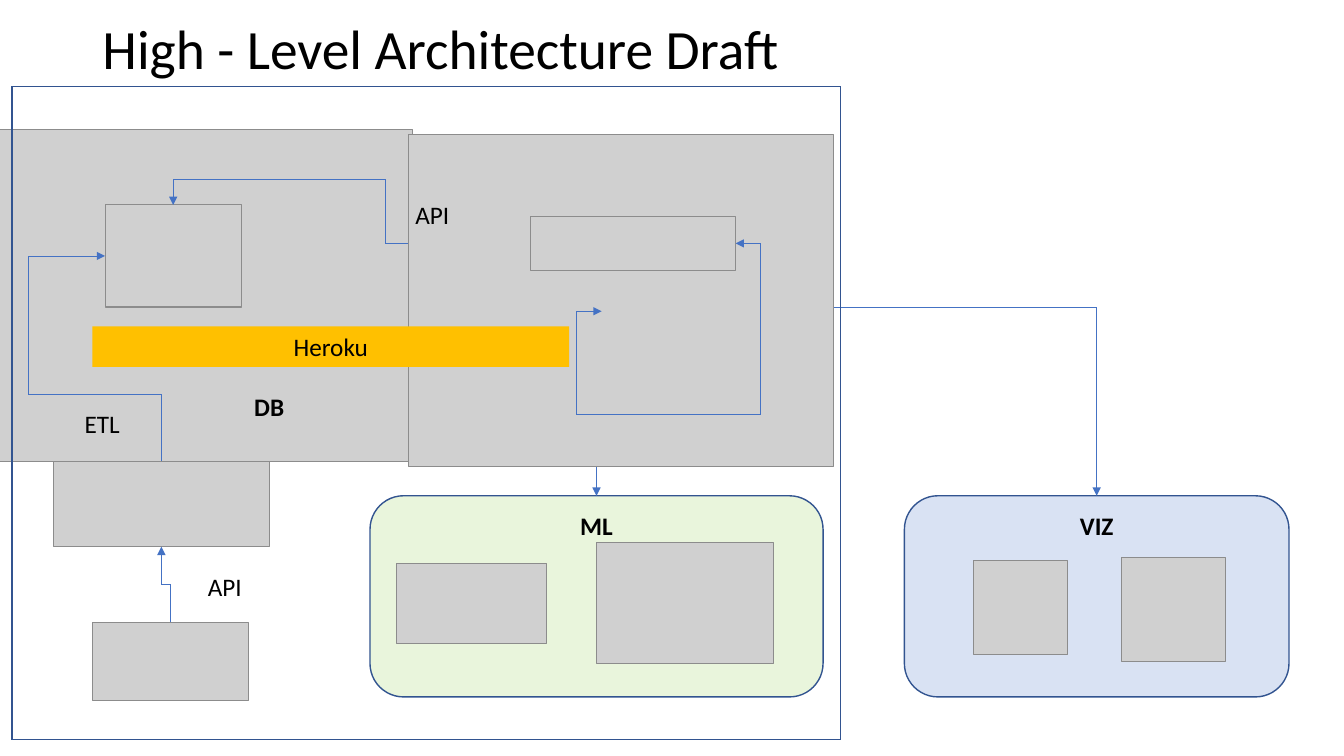
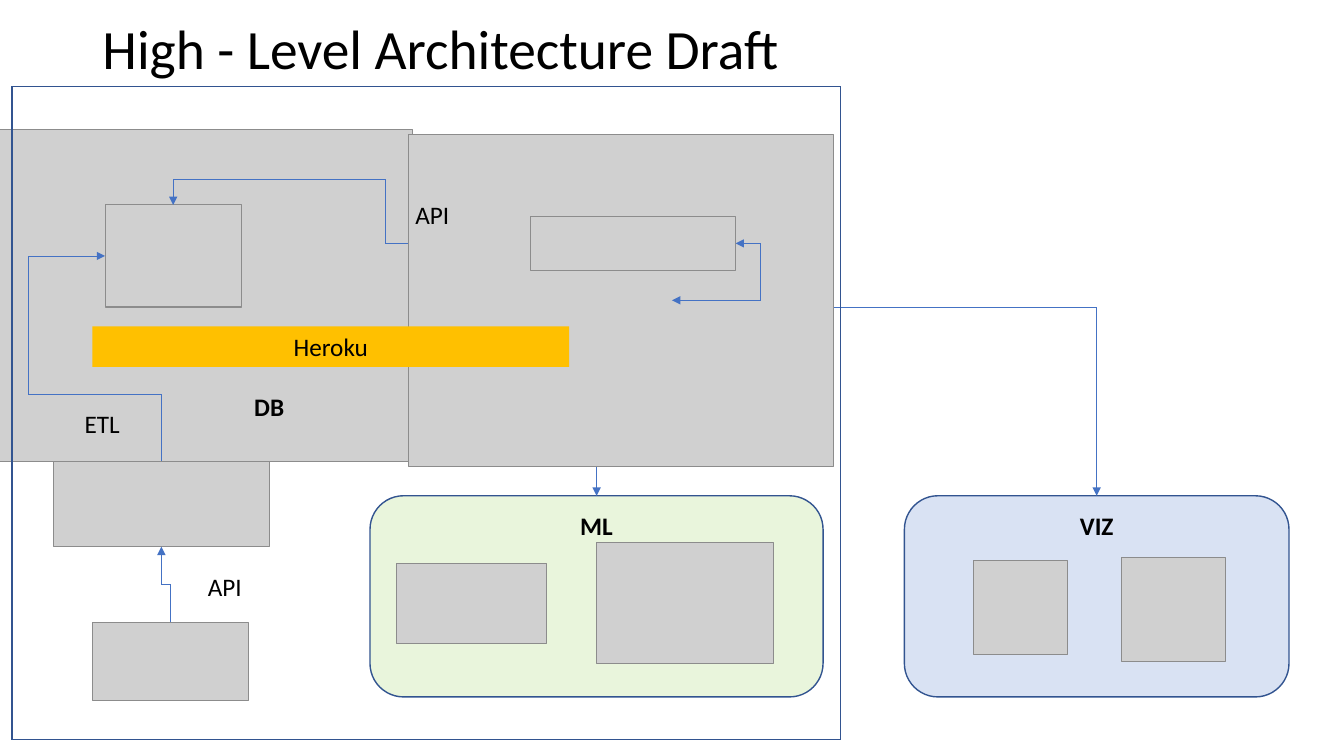
Before and after one commit to msabir10/Final_Project, a slide deck: slide 3 of Final Project Technology Selection.pptx. Drawn at 1344x756 pixels with LibreOffice and Linux fonts; fonts in the diff are those of the drawing; grey boxes stand for pictures; background and template pictures are left out. Boxes give left, top, right and bottom in pixels: in the first picture for what was removed or moved away, otherwise in the second. Text is boxed around its words. In the diff, an @@ line names an element or a change of style, - is before the commit and + after.

```diff
--- a/Final Project Technology Selection.pptx
+++ b/Final Project Technology Selection.pptx
@@ elbow double arrow moved from (736, 244) - (602, 312) to (736, 244) - (673, 300) @@
@@ elbow double arrow moved from (727, 324) - (597, 496) to (545, 386) - (597, 496) @@
```
Also in this commit, not shown: 3 other files.
